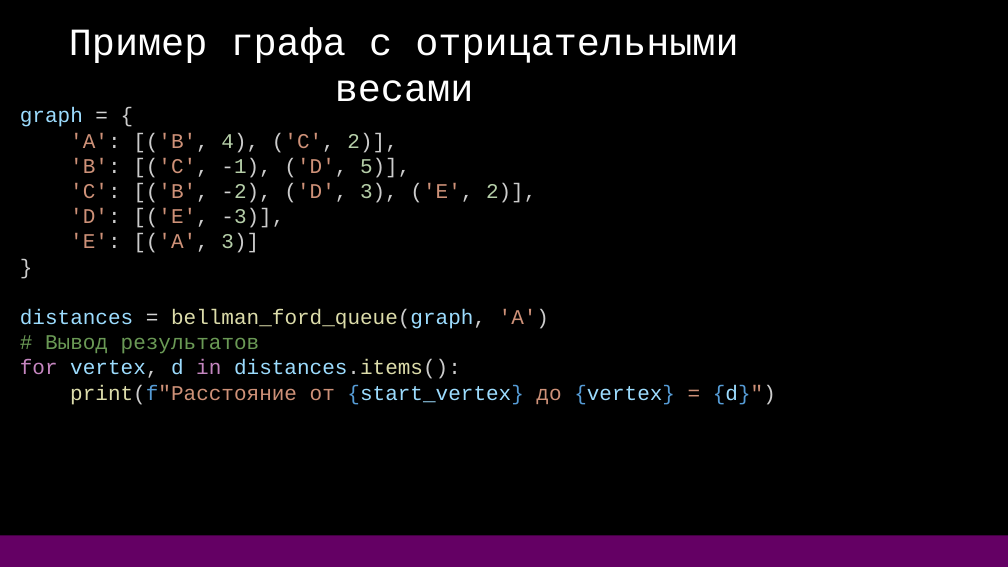
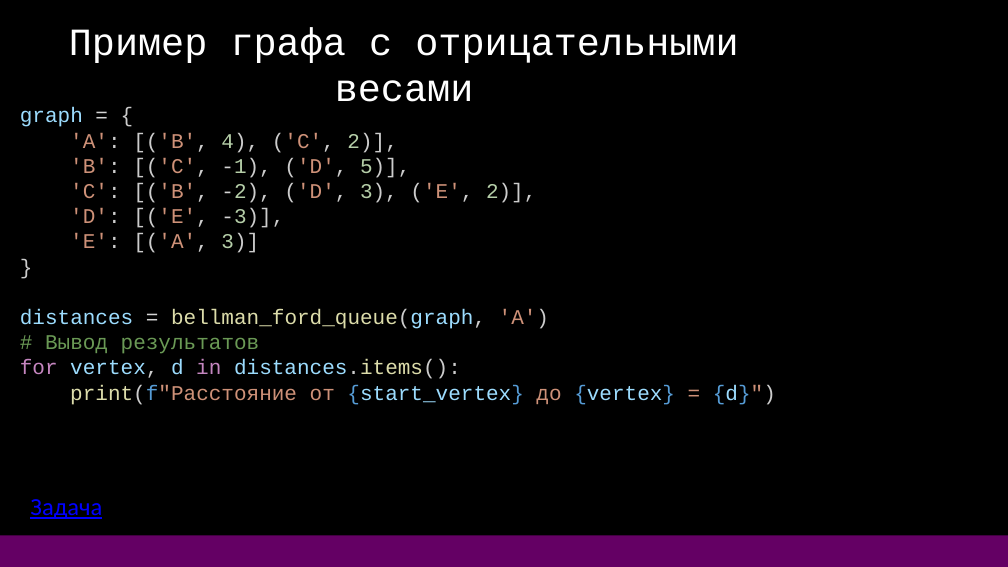
Before and after one commit to DonRobot-all/Algorithmic_training, a slide deck: slide 9 of 11. Алгоритм Беллмана — Форда.pptx. Drawn at 1008x567 pixels with LibreOffice and Linux fonts; fonts in the diff are those of the drawing. Boxes give left, top, right and bottom in pixels: in the first picture for what was removed or moved away, otherwise in the second. Text is boxed around its words. In the diff, an @@ line names an element or a change of style, - is before the commit and + after.

```diff
--- a/11. Алгоритм Беллмана — Форда.pptx
+++ b/11. Алгоритм Беллмана — Форда.pptx
@@ text added at bbox=[30, 499, 102, 519], 28 pt, text #0000FF, underline @@
+Задача
```
Also in this commit, not shown: 14 other files.
